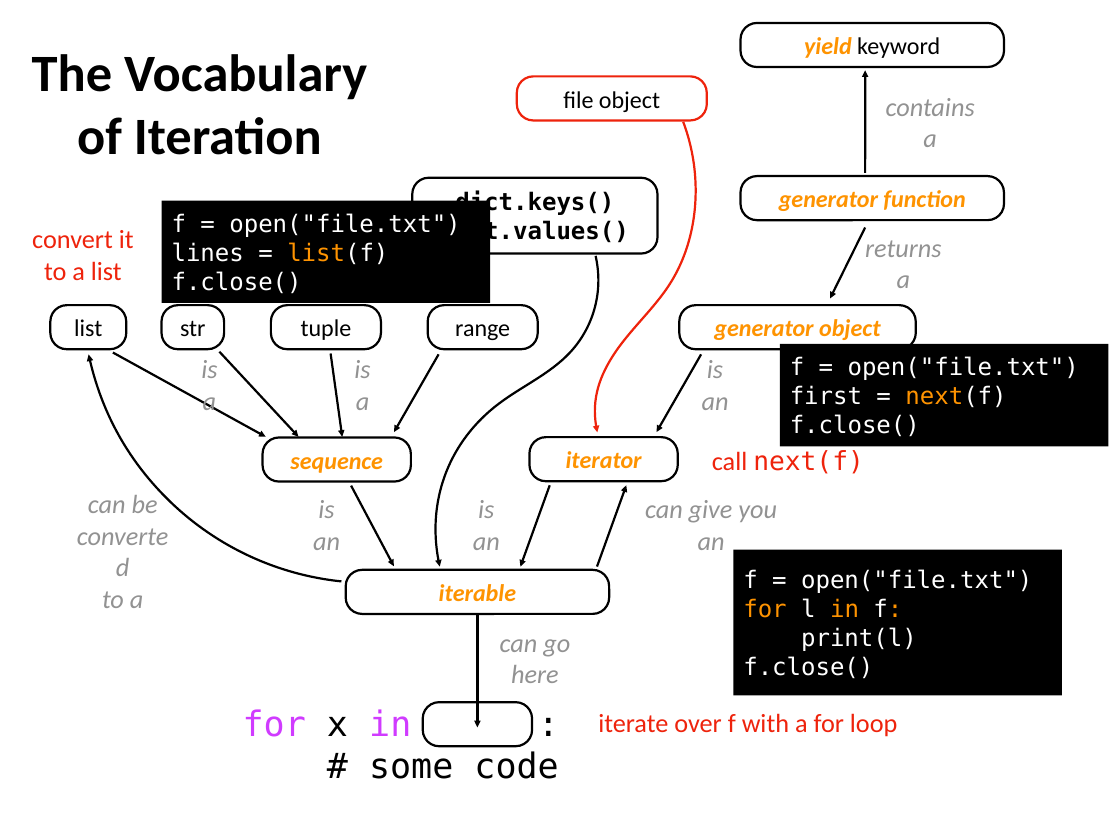
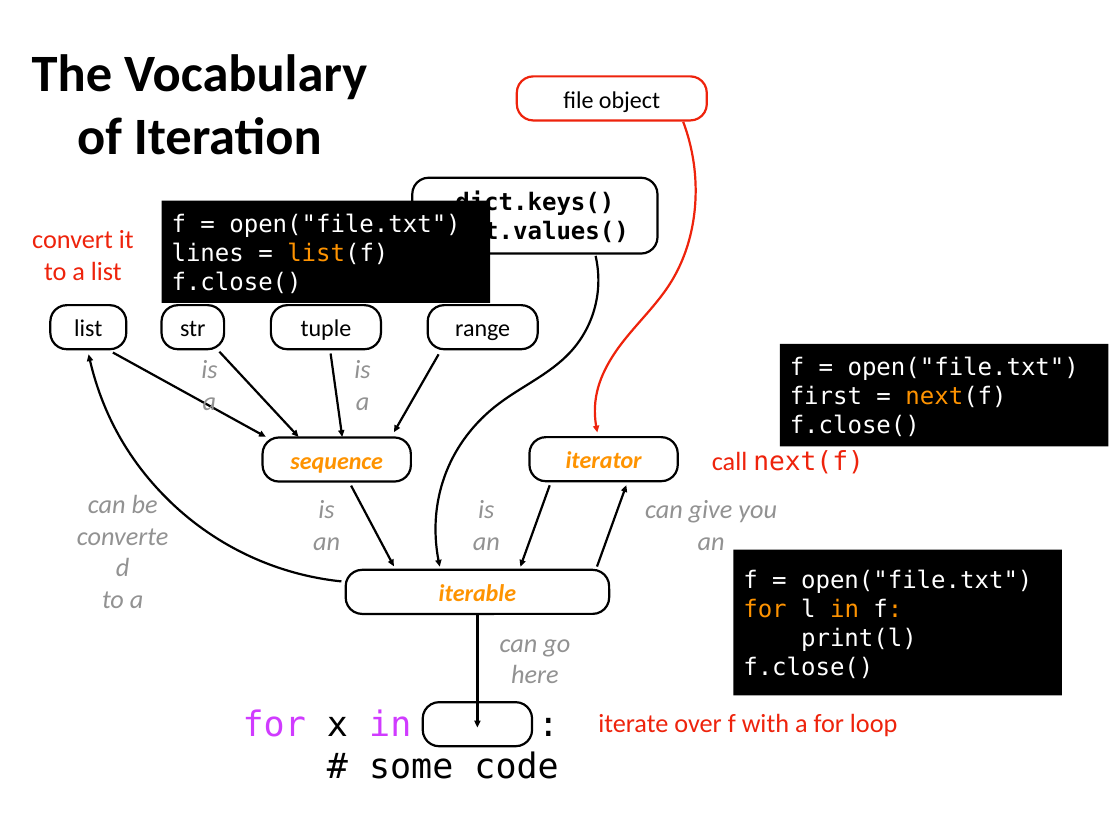
Before and after one commit to tylerharter/caraza-harter-com, a slide deck: slide 18 of tyler/meena/cs220/s21/materials/lec_27_S21.pptx. Drawn at 1120x840 pixels with LibreOffice and Linux fonts; fonts in the diff are those of the drawing. Boxes give left, top, right and bottom in pixels: in the first picture for what was removed or moved away, otherwise in the second. Text is boxed around its words. In the diff, an @@ line names an element or a change of style, - is before the commit and + after.

```diff
--- a/tyler/meena/cs220/s21/materials/lec_27_S21.pptx
+++ b/tyler/meena/cs220/s21/materials/lec_27_S21.pptx
@@ rounded rectangle removed at box(740, 23, 1004, 67) @@
-yield keyword
@@ arrow removed from (866, 172) to (866, 70) @@
@@ text removed at box(886, 98, 975, 147) @@
-contains a
@@ rounded rectangle removed at box(740, 176, 1004, 221) @@
-generator function
@@ arrow removed from (866, 228) to (830, 299) @@
@@ text removed at box(865, 240, 941, 288) @@
-returns a
@@ rounded rectangle removed at box(680, 306, 916, 350) @@
-generator object
@@ arrow removed from (701, 354) to (657, 432) @@
@@ text removed at box(702, 360, 729, 410) @@
-is an
```
Also in this commit, not shown: 3 other slides changed, 6 other files.
